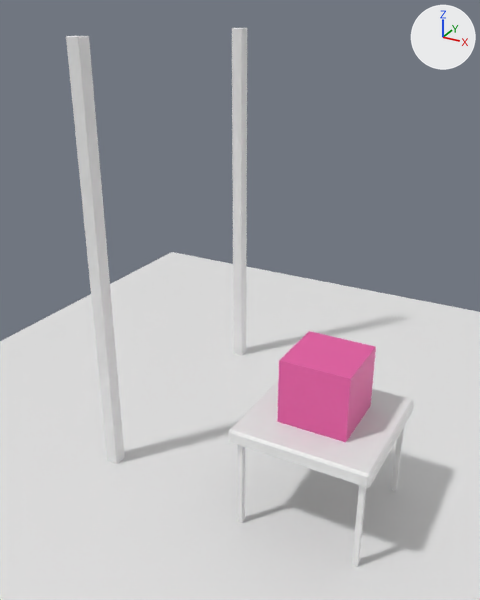
What one commit did to the Blender file static/model-03/model-03.blend.
The view is the same before and after, from a camera (50 mm lens) standing at (2.78, -7.52, 6.81) and looking at (-1.8, 0.8, 2.65). Lighting does not change. The marker at upper right points along +X, +Y and +Z.

In view in the first picture: 'Cube', 'Floor', 'Leg.001', 'Leg.002', 'Leg.003', 'Pole', 'Pole.001', 'Tabletop'.
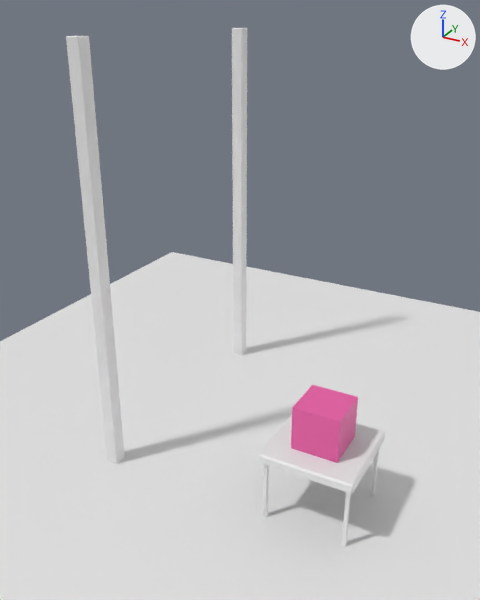
Patch to the scene script:
```diff
--- a/static/model-03/model-03.blend.py
+++ b/static/model-03/model-03.blend.py
@@ ob_tabletop @@
 ob_tabletop = bpy.data.objects.new('Tabletop', me_cube)
-ob_tabletop.location = (0.0, 0.0, 1.5)
+ob_tabletop.location = (0.0, 0.0, 1.05)
 ob_tabletop.rotation_euler = (3.142, 0.0, 0.0)  # degrees (180, 0, 0)
+ob_tabletop.scale = (0.702, 0.702, 0.702)
@@ ob_cube @@
 ob_cube = bpy.data.objects.new('Cube', me_cube_001)
-ob_cube.location = (0.0, 0.0, 2.06)
-ob_cube.scale = (0.497, 0.497, 0.497)
+ob_cube.location = (0.0, 0.0, 1.44)
+ob_cube.scale = (0.349, 0.349, 0.349)
@@ ob_leg_002 @@
 ob_leg_002 = bpy.data.objects.new('Leg.002', me_cube_003)
-ob_leg_002.location = (0.88, -0.87, 1.41)
-ob_leg_002.scale = (0.0376, 0.0376, 0.0249)
+ob_leg_002.location = (0.62, -0.61, 0.98)
+ob_leg_002.scale = (0.0264, 0.0264, 0.0175)
@@ ob_leg_003 @@
 ob_leg_003 = bpy.data.objects.new('Leg.003', me_cube_003)
-ob_leg_003.location = (0.88, 0.87, 1.41)
-ob_leg_003.scale = (0.0376, 0.0376, 0.0249)
+ob_leg_003.location = (0.62, 0.61, 0.98)
+ob_leg_003.scale = (0.0264, 0.0264, 0.0175)
@@ ob_leg_001 @@
 ob_leg_001 = bpy.data.objects.new('Leg.001', me_cube_003)
-ob_leg_001.location = (-0.85, -0.88, 1.41)
-ob_leg_001.scale = (0.0376, 0.0376, 0.0249)
+ob_leg_001.location = (-0.6, -0.62, 0.98)
+ob_leg_001.scale = (0.0264, 0.0264, 0.0175)
```

Where the change shows, as pixel boxes [x1, y1, x2, y2] in the pictures (480 x 600 px):
'Cube', moved, rescaled (32% narrower, 29% shorter): before [277, 331, 376, 442]; after [291, 385, 358, 463]
'Tabletop', moved, rescaled (31% narrower, 26% shorter): before [229, 380, 414, 487]; after [258, 415, 385, 494]
'Leg.002', moved, rescaled (33% narrower, 33% shorter): before [352, 485, 366, 567]; after [342, 492, 351, 547]
'Leg.001', moved, rescaled (12% narrower, 32% shorter): before [238, 445, 245, 523]; after [263, 464, 269, 517]
'Leg.003', moved, rescaled: before [391, 427, 404, 491]; after [370, 450, 379, 495]
